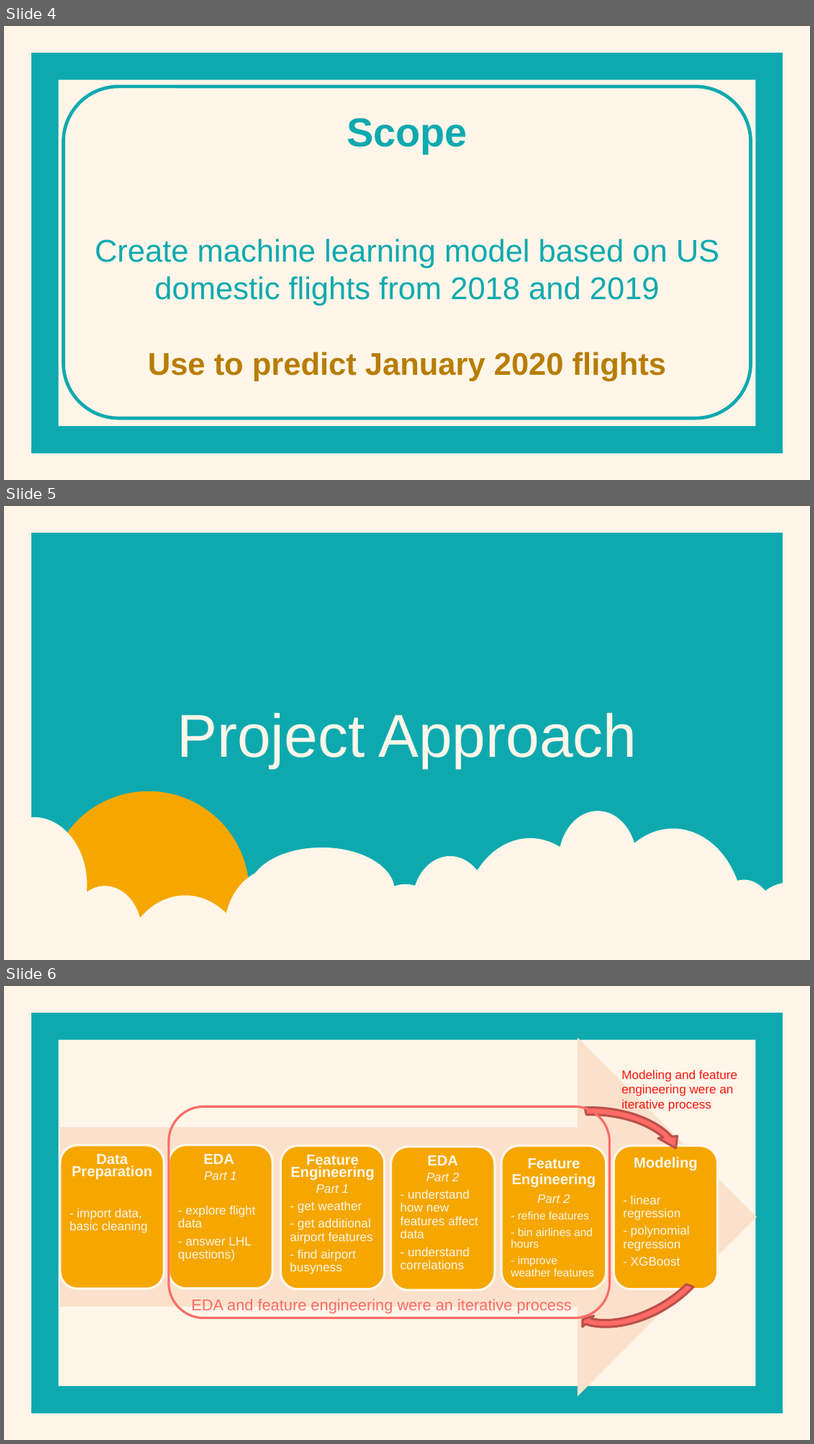
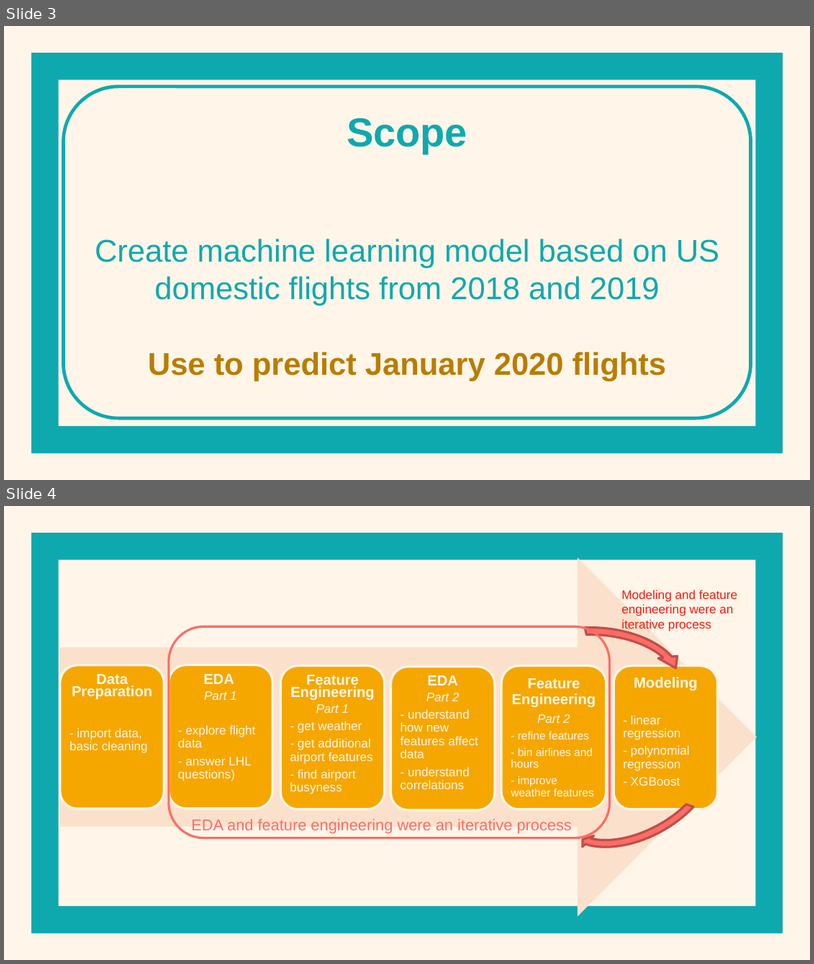
Before and after one commit to 538455/LHL_MidTermProject-Flight-Delay-Predictions, a slide deck: Supporting Documents/Presentation.pptx. Shown one above the other, each under a label of ours: slides 4, 5 and 6 before the commit, slides 3 and 4 after it. The pictures are 814x1444 and 814x964 pixels, drawn with LibreOffice and Linux fonts; fonts in the diff are those of the drawing. Boxes give left, top, right and bottom in pixels: in the first picture for what was removed or moved away, otherwise in the second. Text is boxed around its words. In the diff, an @@ line names an element or a change of style, - is before the commit and + after.

```diff
--- a/Supporting Documents/Presentation.pptx
+++ b/Supporting Documents/Presentation.pptx
@@ slide 5 removed at bbox=[4, 506, 810, 960], background #FFF6E9; not listed: 1 template element that a slide beside it also shows @@
@@ title removed at bbox=[177, 713, 637, 768] @@
-Project Approach
@@ freeform shape removed at bbox=[40, 790, 250, 960] @@
@@ freeform shape removed at bbox=[4, 811, 810, 960] @@
@@ ellipse removed at bbox=[249, 847, 395, 934] @@
@@ what was slide 4 is now slide 3 @@
@@ what was slide 6 is now slide 4 @@
```
Also in this commit, not shown: 2 slides changed, 5 other slides removed, 5 other files.
